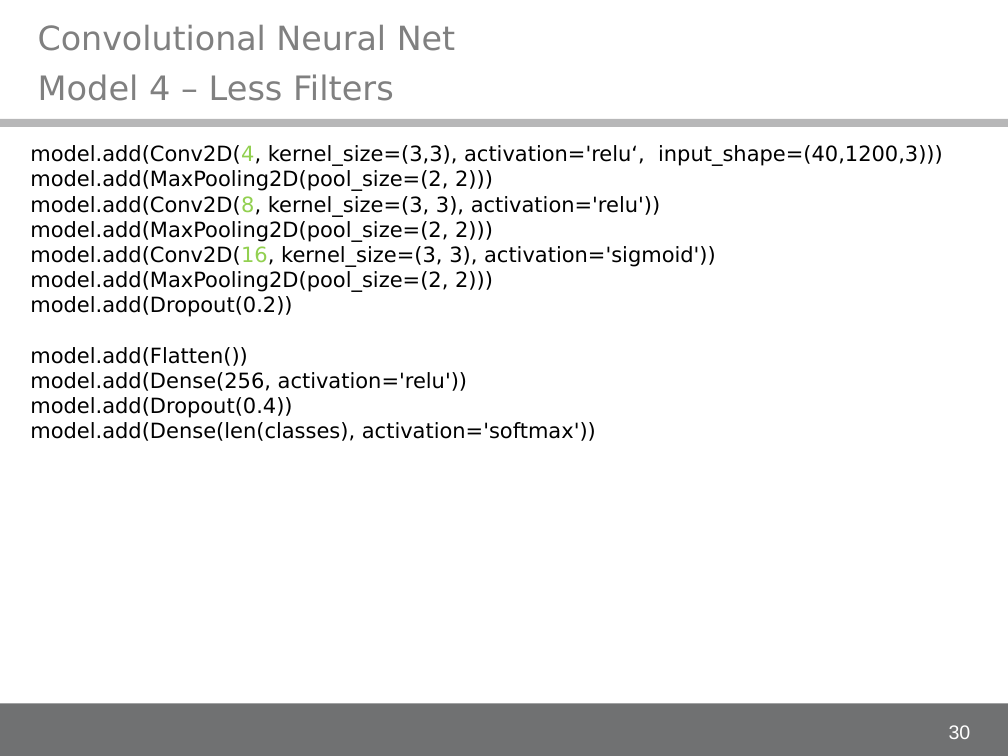
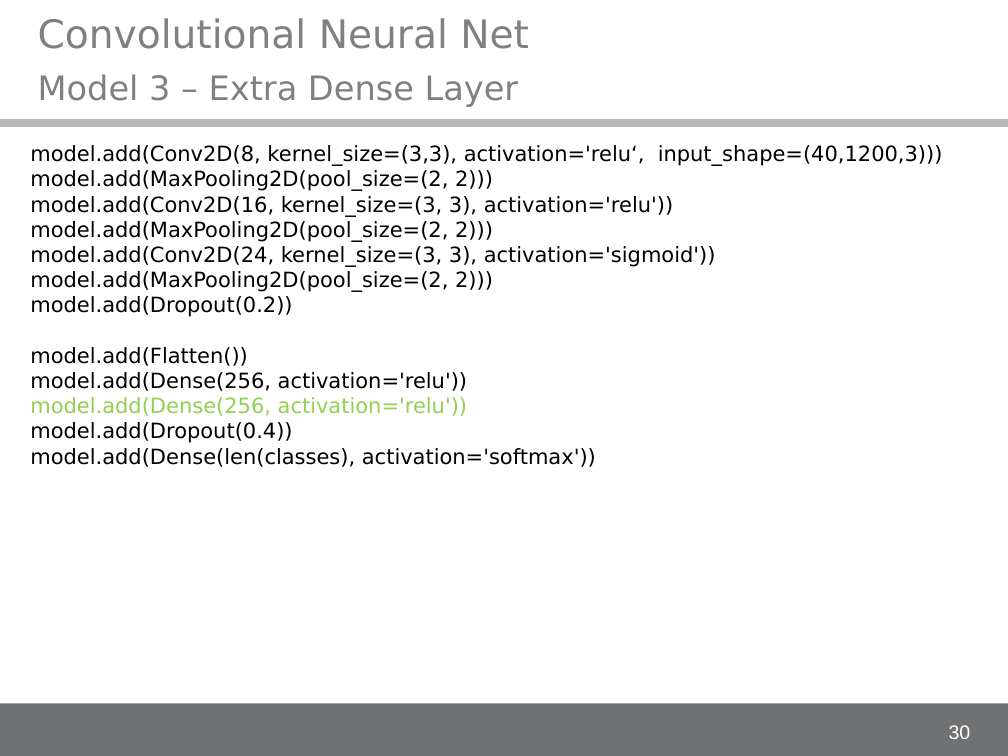
Before and after one commit to alex-ta/Fontinator, a slide deck: slide 30 of Documents/IDA_project_presentation.ppt. Drawn at 1008x756 pixels with LibreOffice and Linux fonts; fonts in the diff are those of the drawing; background and template pictures are left out. Boxes give left, top, right and bottom in pixels: in the first picture for what was removed or moved away, otherwise in the second. Text is boxed around its words. In the diff, an @@ line names an element or a change of style, - is before the commit and + after.

```diff
--- a/Documents/IDA_project_presentation.ppt
+++ b/Documents/IDA_project_presentation.ppt
@@ text "Convolutional Neural Net" at <box>38,18,529,49</box>: size 23.8 to 28 pt @@
@@ title at <box>38,74,519,107</box>: text changed @@
-Model 4 – Less Filters
+Model 3 – Extra Dense Layer
@@ text at <box>30,145,943,166</box>: text changed @@
-model.add(Conv2D(4, kernel_size=(3,3), activation='relu‘, input_shape=(40,1200,3)))
+model.add(Conv2D(8, kernel_size=(3,3), activation='relu‘, input_shape=(40,1200,3)))
@@ text at <box>30,196,673,217</box>: text changed @@
-model.add(Conv2D(8, kernel_size=(3, 3), activation='relu'))
+model.add(Conv2D(16, kernel_size=(3, 3), activation='relu'))
@@ text at <box>30,246,716,267</box>: text changed @@
-model.add(Conv2D(16, kernel_size=(3, 3), activation='sigmoid'))
+model.add(Conv2D(24, kernel_size=(3, 3), activation='sigmoid'))
@@ text at <box>30,397,467,416</box>: paragraph added @@
+model.add(Dense(256, activation='relu'))
```
Also in this commit, not shown: 25 other slides changed, 1 slide added.
